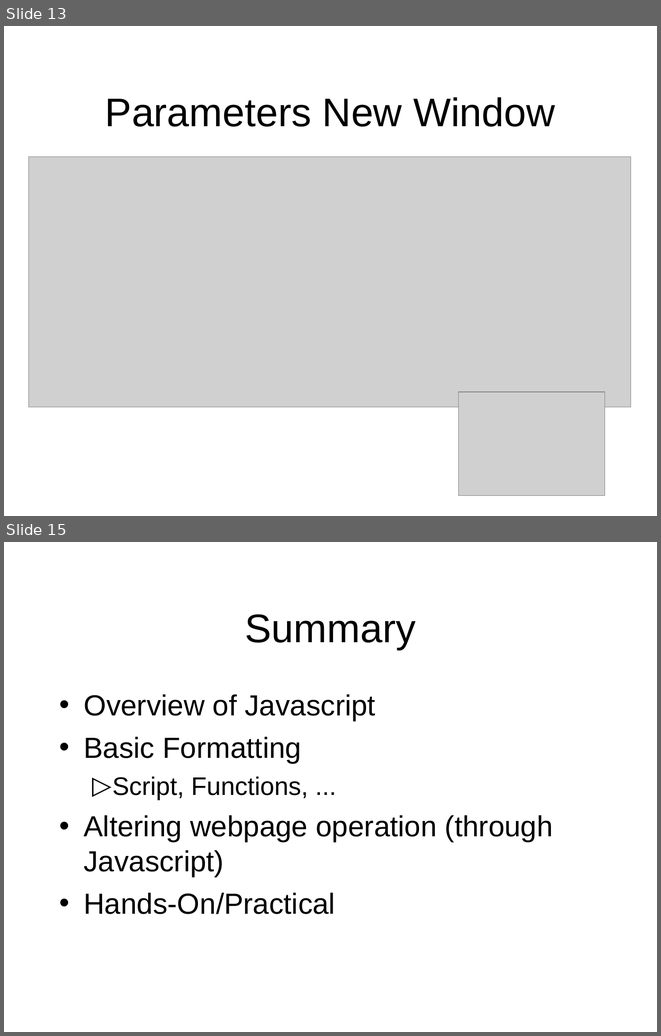
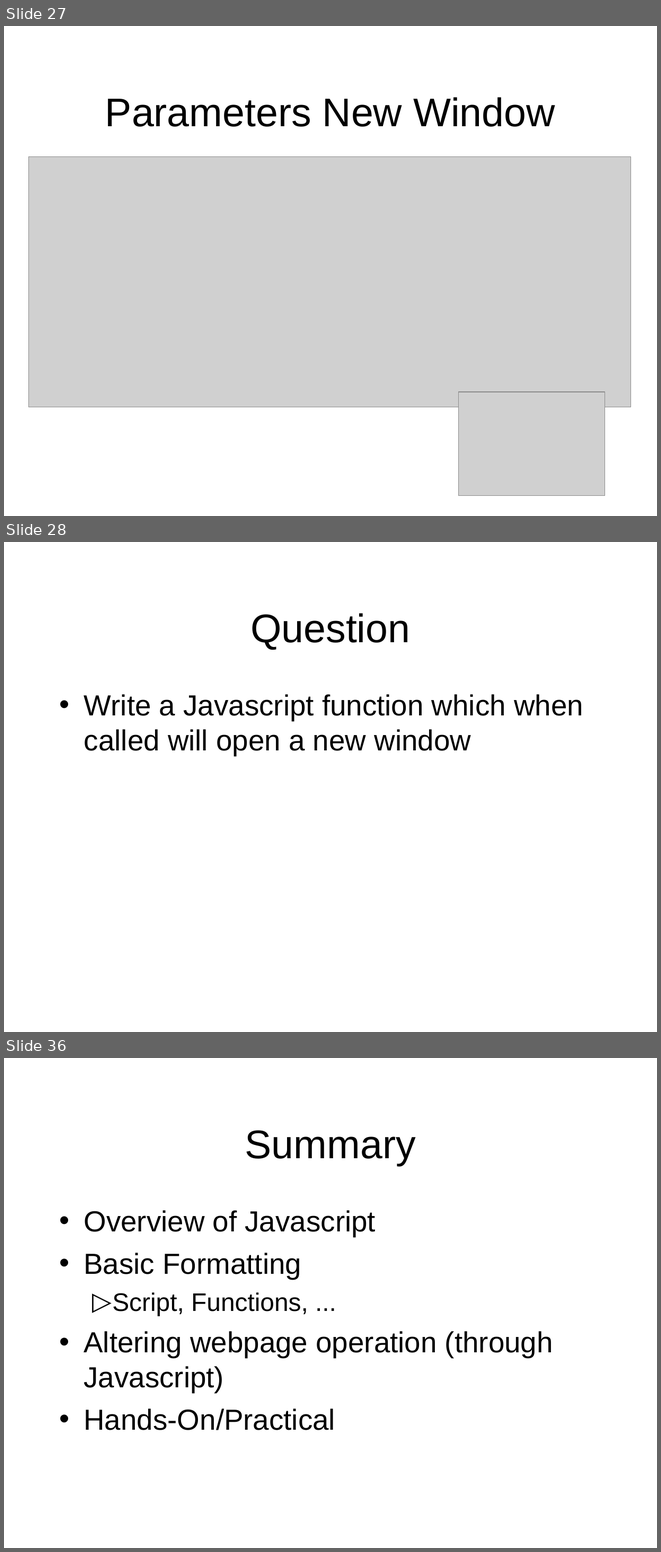
Before and after one commit to octaviordz/zjnu2017.github.io, a slide deck: WAD/lectures/090--Introduction.to.Javascript.pptx. Shown one above the other, each under a label of ours: slides 13 and 15 before the commit, slides 27, 28 and 36 after it; the slides between them are not shown. The pictures are 661x1036 and 661x1552 pixels, drawn with LibreOffice and Linux fonts; fonts in the diff are those of the drawing; grey boxes stand for pictures. Boxes give left, top, right and bottom in pixels: in the first picture for what was removed or moved away, otherwise in the second. Text is boxed around its words. In the diff, an @@ line names an element or a change of style, - is before the commit and + after.

```diff
--- a/WAD/lectures/090--Introduction.to.Javascript.pptx
+++ b/WAD/lectures/090--Introduction.to.Javascript.pptx
@@ slide 28 added at bbox=[4, 542, 657, 1032], background #FFFFFF @@
@@ title added at bbox=[250, 613, 410, 650], 44 pt, text #000000 @@
+Question
@@ text added at bbox=[84, 694, 583, 756], 32 pt, text #000000 @@
+• Write a Javascript function which when called will open a new window
@@ what was slide 13 is now slide 27 @@
@@ what was slide 15 is now slide 36 @@
```
Also in this commit, not shown: 2 slides changed, 22 other slides added.
